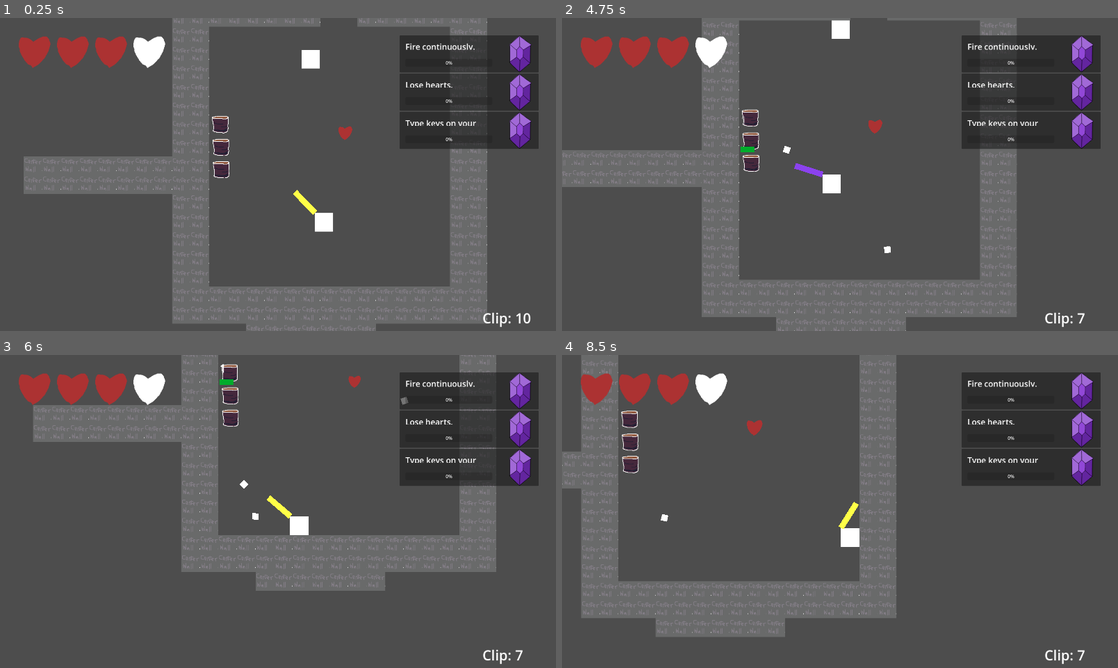
Above: before the commit, frames 1-4 (two rows, left to right).
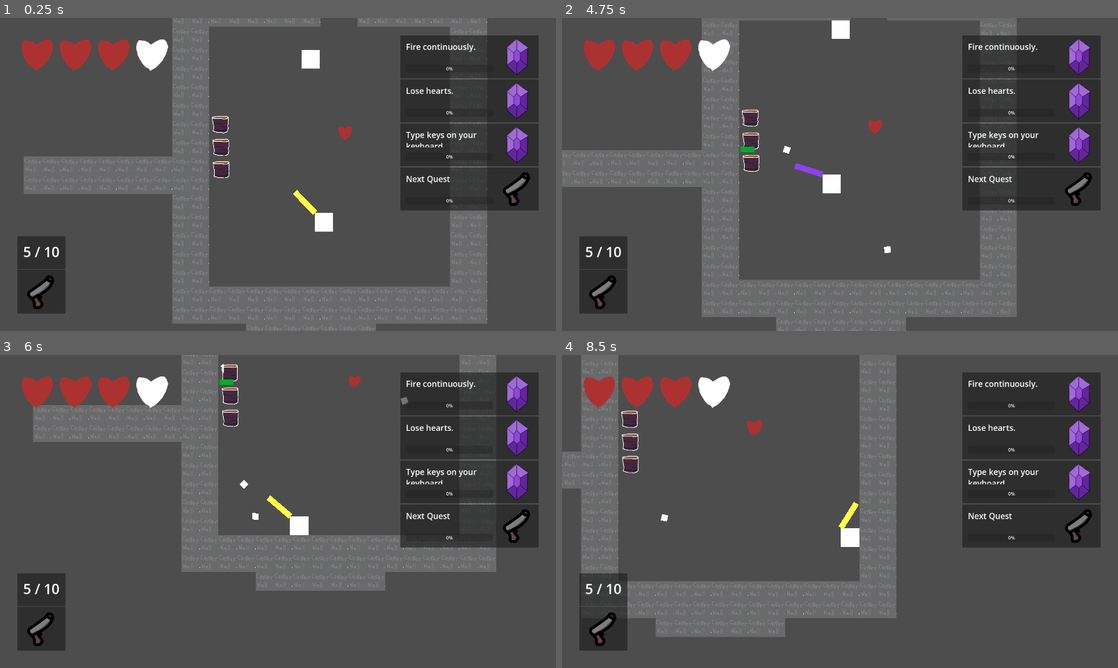
Above: after the commit, the same moments.

Repository: precup/LD51
Game: Godot game, scene res://root.tscn
Two runs of this game, one before a commit and one after it. Both use one fixed random seed, a clock stepped at 60 frames per second and the inputs below.
Inputs (mouse positions are in pixels of both pictures, inside the frame that each line leads up to):
- Up to frame 1 (0.25 s): no input
- Up to frame 2 (4.75 s): tap Enter at 0.5 s; move the mouse to (962, 158) at 0.52 s; hold D (right) 0.53-1.28 s; tap Mouse wheel up (change_gun) at 0.6, 2.1, 3.6 s; click (962, 158) at 0.67 s; move the mouse to (728, 190) at 1.27 s; hold S (down) 1.28-2.03 s; click (728, 190) at 1.35 s; move the mouse to (895, 105) at 2.02 s; hold D (right) 2.03-2.78 s; move the mouse to (812, 237) at 2.77 s; hold W (up) 2.78-3.53 s; click (812, 237) at 2.85 s; move the mouse to (1006, 221) at 3.52 s; hold A (left) from 3.53 s (still down); move the mouse to (673, 127) at 4.27 s; click (673, 127) at 4.35 s
- Up to frame 3 (6 s): move the mouse to (305, 511) at 5.02 s; release A (left) at 5.03 s; hold S (down) 5.03-5.78 s; tap Mouse wheel up (change_gun) at 5.1 s; click (305, 511) at 5.17 s; move the mouse to (194, 433) at 5.77 s; hold D (right) from 5.78 s (still down); click (194, 433) at 5.85 s
- Up to frame 4 (8.5 s): move the mouse to (962, 495) at 6.52 s; release D (right) at 6.53 s; hold W (up) 6.53-7.28 s; tap Mouse wheel up (change_gun) at 6.6, 8.1 s; move the mouse to (728, 527) at 7.27 s; hold D (right) 7.28-8.03 s; click (728, 527) at 7.35 s; move the mouse to (895, 442) at 8.02 s; hold S (down) from 8.03 s (still down)

The runs differ from the first frame. In frame 1, 9.5% of the frame differs, in the area x 3-97%, y 5-99%; in frame 2, 9.4%; in frame 3, 9.5%; in frame 4, 9.5%.

Commit message:
UI changes

Diff:
--- a/quest.tscn
+++ b/quest.tscn
@@ -15,32 +15,39 @@
 layout_direction = 3
 offset_right = 1920.0
 offset_bottom = 1080.0
+dragger_visibility = 2
 
 [node name="Margin" type="MarginContainer" parent="HSplit"]
-offset_right = 128.0
+offset_right = 138.0
 offset_bottom = 1080.0
+theme_override_constants/margin_top = 10
+theme_override_constants/margin_right = 10
+theme_override_constants/margin_bottom = 10
 
 [node name="Center" type="CenterContainer" parent="HSplit/Margin"]
-offset_right = 128.0
-offset_bottom = 1080.0
+offset_left = 10.0
+offset_top = 10.0
+offset_right = 138.0
+offset_bottom = 1070.0
 
 [node name="RewardIcon" type="TextureRect" parent="HSplit/Margin/Center"]
 custom_minimum_size = Vector2i(128, 128)
-offset_top = 476.0
+offset_top = 466.0
 offset_right = 128.0
-offset_bottom = 604.0
+offset_bottom = 594.0
 texture = ExtResource("2_urxvi")
 ignore_texture_size = true
 stretch_mode = 4
 
 [node name="VSplit" type="VSplitContainer" parent="HSplit"]
-offset_left = 140.0
+offset_left = 138.0
 offset_right = 1920.0
 offset_bottom = 1080.0
+dragger_visibility = 2
 
 [node name="Margin1" type="MarginContainer" parent="HSplit/VSplit"]
-offset_right = 1780.0
-offset_bottom = 1021.0
+offset_right = 1782.0
+offset_bottom = 1033.0
 size_flags_vertical = 3
 theme_override_constants/margin_left = 20
 theme_override_constants/margin_top = 20
@@ -51,8 +58,8 @@
 custom_minimum_size = Vector2i(300, 0)
 offset_left = 20.0
 offset_top = 20.0
-offset_right = 1760.0
-offset_bottom = 1001.0
+offset_right = 1762.0
+offset_bottom = 1013.0
 size_flags_vertical = 3
 theme_override_colors/default_color = Color(1, 1, 1, 1)
 theme_override_font_sizes/normal_font_size = 28
@@ -62,7 +69,7 @@
 
 [node name="Margin2" type="MarginContainer" parent="HSplit/VSplit"]
 offset_top = 1033.0
-offset_right = 1780.0
+offset_right = 1782.0
 offset_bottom = 1080.0
 theme_override_constants/margin_left = 20
 theme_override_constants/margin_right = 20
@@ -71,7 +78,7 @@
 [node name="ProgressBar" type="ProgressBar" parent="HSplit/VSplit/Margin2"]
 anchors_preset = -1
 offset_left = 20.0
-offset_right = 1760.0
+offset_right = 1762.0
 offset_bottom = 27.0
 grow_horizontal = 2
 grow_vertical = 0
--- a/quest_manager.gd
+++ b/quest_manager.gd
@@ -25,7 +25,7 @@
   QuestGlobals.RewardType.REWARD_OTHER: 0, # temporarily 0, was 30
 }
 const quest_scn = preload("res://quest.tscn")
-@onready var quest_container = $"/root/root/ui/margin2/quest_container"
+@onready var quest_container = $"/root/root/ui/top_right/quest_container"
 
 # Pulls a rarity based on weights
 func _get_next_quest_rarity():
--- a/ui.gd
+++ b/ui.gd
@@ -6,7 +6,7 @@
   var player = $"/root/root/references".get_player()
   var rounds_left = player.get_active_gun().get_rounds_left()
 
-  if rounds_left > 0:
-    clip_label.text = "Clip: %d" % player.get_active_gun().get_rounds_left()
-  else:
-    clip_label.text = "Reloading..."
+#  if rounds_left > 0:
+#    clip_label.text = "Clip: %d" % player.get_active_gun().get_rounds_left()
+#  else:
+#    clip_label.text = "Reloading..."
--- a/ui.tscn
+++ b/ui.tscn
@@ -1,52 +1,76 @@
-[gd_scene load_steps=4 format=3 uid="uid://cs0n77jbgk8xo"]
+[gd_scene load_steps=7 format=3 uid="uid://dmnrsfv3p2o4p"]
 
 [ext_resource type="Script" path="res://ui.gd" id="1_hmor5"]
+[ext_resource type="PackedScene" uid="uid://dn0o886degb1x" path="res://quest.tscn" id="2_ahe0l"]
 [ext_resource type="Script" path="res://health_container.gd" id="3_bryk1"]
-[ext_resource type="PackedScene" uid="uid://52ng5x2lok11" path="res://heart.tscn" id="4_xbvb8"]
+[ext_resource type="PackedScene" path="res://heart.tscn" id="4_xbvb8"]
+[ext_resource type="Texture2D" uid="uid://cirddxfne7swp" path="res://assets/gun_reward_icon.png" id="5_ubxos"]
+
+[sub_resource type="StyleBox" id="StyleBox_l1c8y"]
+resource_local_to_scene = false
+resource_name = ""
+content_margin_left = -1.0
+content_margin_top = -1.0
+content_margin_right = -1.0
+content_margin_bottom = -1.0
 
 [node name="ui" type="CanvasLayer"]
 script = ExtResource("1_hmor5")
 
-[node name="clip_label" type="Label" parent="."]
-offset_left = 1666.0
-offset_top = 1002.0
-offset_right = 1804.0
-offset_bottom = 1072.0
-theme_override_font_sizes/font_size = 48
-text = "Clip: 5"
-
-[node name="margin" type="MarginContainer" parent="."]
+[node name="top_left" type="MarginContainer" parent="."]
 offset_right = 40.0
 offset_bottom = 40.0
 theme_override_constants/margin_left = 60
 theme_override_constants/margin_top = 60
 
-[node name="health_container" type="HBoxContainer" parent="margin"]
+[node name="panel" type="PanelContainer" parent="top_left"]
+layout_mode = 2
 offset_left = 60.0
 offset_top = 60.0
-offset_right = 584.0
-offset_bottom = 188.0
+offset_right = 604.0
+offset_bottom = 208.0
+theme_override_styles/panel = SubResource("StyleBox_l1c8y")
+
+[node name="margin" type="MarginContainer" parent="top_left/panel"]
+layout_mode = 2
+offset_right = 544.0
+offset_bottom = 148.0
+theme_override_constants/margin_left = 10
+theme_override_constants/margin_top = 10
+theme_override_constants/margin_right = 10
+theme_override_constants/margin_bottom = 10
+
+[node name="health_container" type="HBoxContainer" parent="top_left/panel/margin"]
+layout_mode = 2
+offset_left = 10.0
+offset_top = 10.0
+offset_right = 534.0
+offset_bottom = 138.0
 script = ExtResource("3_bryk1")
 
-[node name="heart" parent="margin/health_container" instance=ExtResource("4_xbvb8")]
+[node name="heart" parent="top_left/panel/margin/health_container" instance=ExtResource("4_xbvb8")]
+layout_mode = 2
 offset_bottom = 128.0
 
-[node name="heart2" parent="margin/health_container" instance=ExtResource("4_xbvb8")]
+[node name="heart2" parent="top_left/panel/margin/health_container" instance=ExtResource("4_xbvb8")]
+layout_mode = 2
 offset_left = 132.0
 offset_right = 260.0
 offset_bottom = 128.0
 
-[node name="heart3" parent="margin/health_container" instance=ExtResource("4_xbvb8")]
+[node name="heart3" parent="top_left/panel/margin/health_container" instance=ExtResource("4_xbvb8")]
+layout_mode = 2
 offset_left = 264.0
 offset_right = 392.0
 offset_bottom = 128.0
 
-[node name="heart4" parent="margin/health_container" instance=ExtResource("4_xbvb8")]
+[node name="heart4" parent="top_left/panel/margin/health_container" instance=ExtResource("4_xbvb8")]
+layout_mode = 2
 offset_left = 396.0
 offset_right = 524.0
 offset_bottom = 128.0
 
-[node name="margin2" type="MarginContainer" parent="."]
+[node name="top_right" type="MarginContainer" parent="."]
 anchors_preset = 1
 anchor_left = 1.0
 anchor_right = 1.0
@@ -56,8 +80,99 @@
 theme_override_constants/margin_top = 60
 theme_override_constants/margin_right = 60
 
-[node name="quest_container" type="VBoxContainer" parent="margin2"]
+[node name="quest_container" type="VBoxContainer" parent="top_right"]
+layout_mode = 2
 offset_top = 60.0
-offset_right = 164.0
+offset_right = 478.0
 offset_bottom = 485.0
 grow_horizontal = 0
+
+[node name="quest" parent="top_right/quest_container" instance=ExtResource("2_ahe0l")]
+layout_mode = 2
+anchors_preset = 0
+anchor_right = 0.0
+anchor_bottom = 0.0
+offset_right = 478.0
+offset_bottom = 148.0
+grow_horizontal = 1
+grow_vertical = 1
+
+[node name="bottom_left" type="MarginContainer" parent="."]
+anchors_preset = 2
+anchor_top = 1.0
+anchor_bottom = 1.0
+offset_top = -70.0
+offset_right = 138.0
+grow_vertical = 0
+theme_override_constants/margin_left = 60
+theme_override_constants/margin_bottom = 60
+
+[node name="panel" type="PanelContainer" parent="bottom_left"]
+layout_mode = 2
+offset_left = 60.0
+offset_right = 224.0
+offset_bottom = 270.0
+
+[node name="margin" type="MarginContainer" parent="bottom_left/panel"]
+layout_mode = 2
+offset_right = 164.0
+offset_bottom = 270.0
+
+[node name="vsplit" type="VBoxContainer" parent="bottom_left/panel/margin"]
+layout_mode = 2
+offset_right = 164.0
+offset_bottom = 270.0
+
+[node name="margin" type="MarginContainer" parent="bottom_left/panel/margin/vsplit"]
+layout_mode = 2
+offset_right = 164.0
+offset_bottom = 110.0
+theme_override_constants/margin_left = 20
+theme_override_constants/margin_top = 20
+theme_override_constants/margin_right = 20
+theme_override_constants/margin_bottom = 20
+
+[node name="clip_label" type="Label" parent="bottom_left/panel/margin/vsplit/margin"]
+layout_mode = 2
+offset_left = 20.0
+offset_top = 20.0
+offset_right = 144.0
+offset_bottom = 90.0
+theme_override_font_sizes/font_size = 48
+text = "5 / 10"
+horizontal_alignment = 1
+vertical_alignment = 1
+
+[node name="HSeparator" type="HSeparator" parent="bottom_left/panel/margin/vsplit"]
+layout_mode = 2
+offset_top = 114.0
+offset_right = 164.0
+offset_bottom = 118.0
+
+[node name="margin2" type="MarginContainer" parent="bottom_left/panel/margin/vsplit"]
+layout_mode = 2
+offset_top = 122.0
+offset_right = 164.0
+offset_bottom = 270.0
+size_flags_vertical = 3
+theme_override_constants/margin_left = 10
+theme_override_constants/margin_top = 10
+theme_override_constants/margin_right = 10
+theme_override_constants/margin_bottom = 10
+
+[node name="center" type="CenterContainer" parent="bottom_left/panel/margin/vsplit/margin2"]
+layout_mode = 2
+offset_left = 10.0
+offset_top = 10.0
+offset_right = 154.0
+offset_bottom = 138.0
+
+[node name="gun_image" type="TextureRect" parent="bottom_left/panel/margin/vsplit/margin2/center"]
+custom_minimum_size = Vector2i(128, 128)
+layout_mode = 2
+offset_left = 8.0
+offset_right = 136.0
+offset_bottom = 128.0
+texture = ExtResource("5_ubxos")
+ignore_texture_size = true
+stretch_mode = 4
